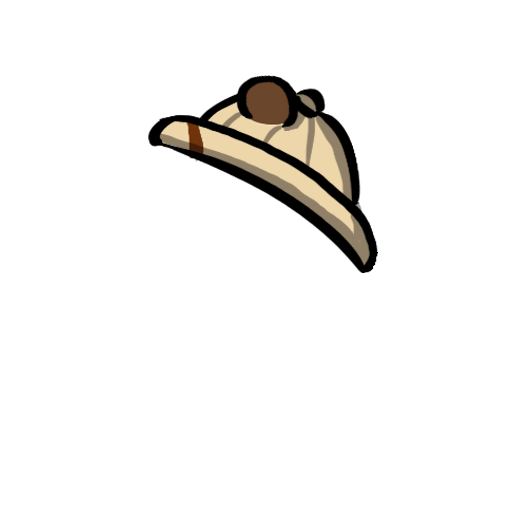
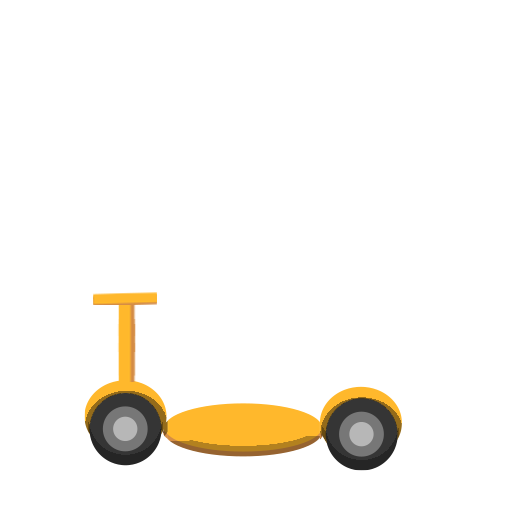
Comparing the layer stacks of the two 512x512 images. Changes:
hid group "safari hat sideways" (3 layers) over [147,75,378,273]
added layer "Layer 12" above "Layer 0" over [84,292,402,471]
